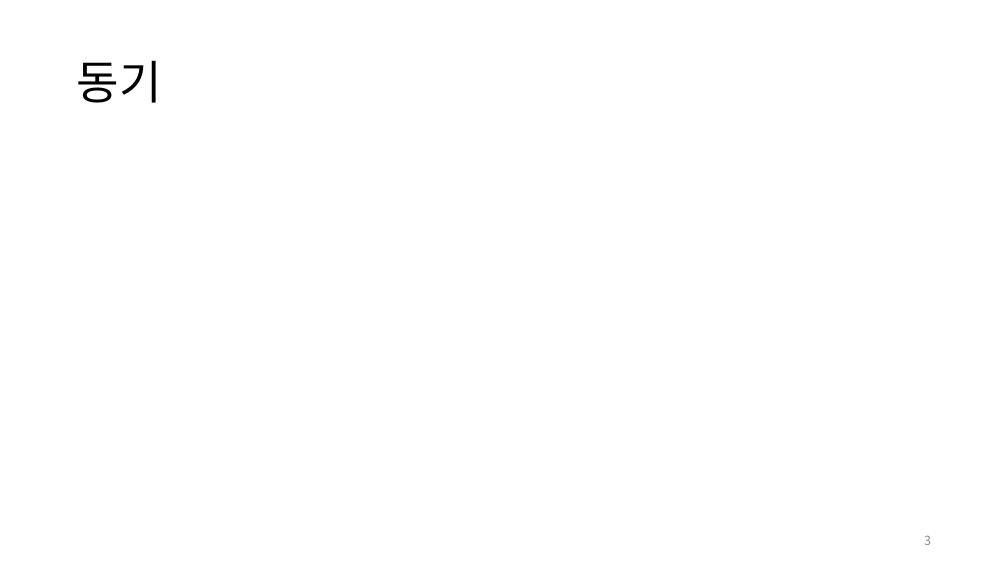
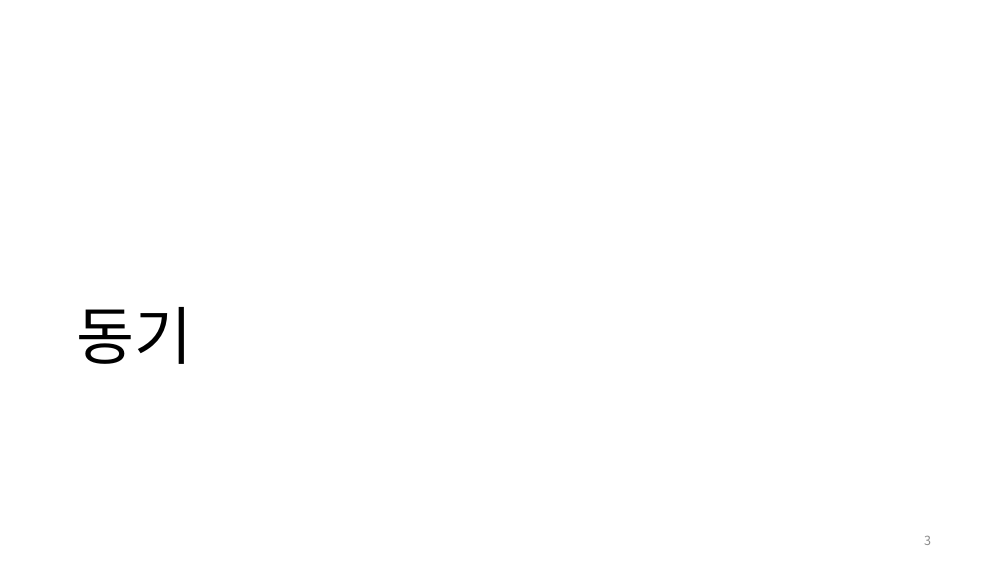
Before and after one commit to pknu-wap/Dogs-SONAR, a slide deck: slide 3 of others/presentation.pptx. Drawn at 1008x567 pixels with LibreOffice and Linux fonts; fonts in the diff are those of the drawing. Boxes give left, top, right and bottom in pixels: in the first picture for what was removed or moved away, otherwise in the second. Text is boxed around its words. In the diff, an @@ line names an element or a change of style, - is before the commit and + after.

```diff
--- a/others/presentation.pptx
+++ b/others/presentation.pptx
@@ title "동기": place and size @@
-title "동기" at box(77, 60, 162, 103)
+title "동기" at box(76, 307, 192, 364)
@@ title "동기" at box(76, 307, 192, 364): size 44 to 60 pt; vertical alignment middle to bottom @@
```
Also in this commit, not shown: 5 other slides changed, 3 slides added.
